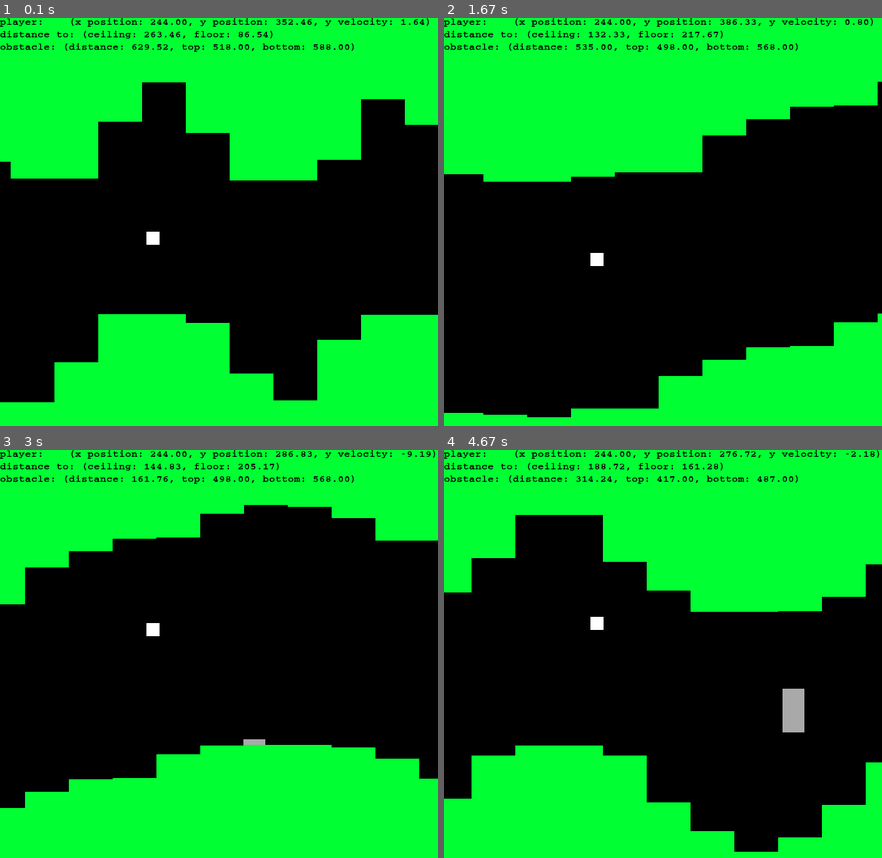
Above: before the commit, frames 1-4 (two rows, left to right).
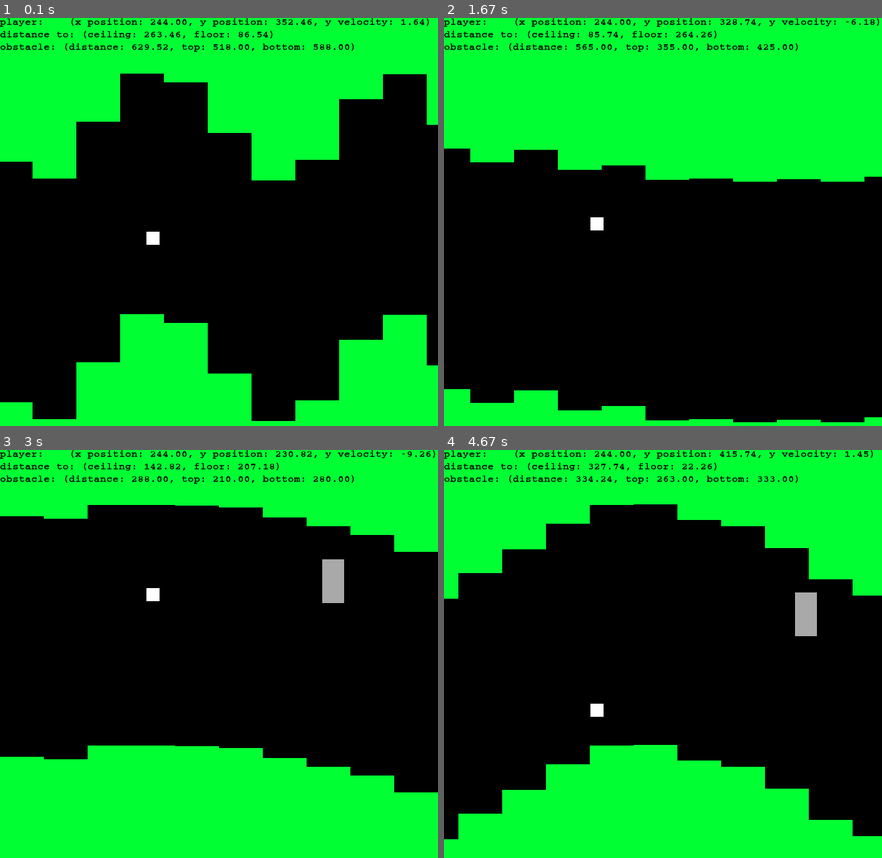
Above: after the commit, the same moments.

Repository: uzgit/helicopter-game
Game: pygame game, started from pixelcopter.py
The game is run twice, just before and just after one commit, with the same random seed, the same clock (stepped at 60 frames per second) and the same inputs.
Inputs:
- Up to frame 1 (0.1 s): no input
- Up to frame 2 (1.67 s): tap W at 0.33, 0.73, 1.03, 1.23, 1.57 s
- Up to frame 3 (3 s): tap W at 1.87, 2.07, 2.37, 2.63, 2.97 s
- Up to frame 4 (4.67 s): tap W at 3.27, 3.4, 3.8, 4.1, 4.47 s

The runs differ from the first frame. In frame 1, 9.1% of the frame differs, in the area x 2-100%, y 13-99%; in frame 2, 20%; in frame 3, 13%; in frame 4, 22%, in the area x 0-100%, y 0-99%.

Commit message:
added helicopter version of event handler

Diff:
--- a/pixelcopter.py
+++ b/pixelcopter.py
@@ -109,8 +109,8 @@
 
         self.pos = vec2d(pos_init)
         self.speed = speed
-        self.width = int( SCREEN_WIDTH * 0.2)
-#        self.width = int( SCREEN_WIDTH * 0.01)
+#        self.width = int( SCREEN_WIDTH * 0.2)
+        self.width = int( SCREEN_WIDTH * 0.1)
 
         image = pygame.Surface((self.width, SCREEN_HEIGHT * 1.5))
         image.fill((0, 0, 0, 0))
@@ -166,7 +166,7 @@
         self.is_climbing = False
         self.speed = 0.0004 * width
 
-    def _handle_player_events(self):
+    def _handle_player_events_flappy_mode(self):
         self.is_climbing = False
 
         for event in pygame.event.get():
@@ -181,6 +181,21 @@
                 elif key == self.actions['quit']:
                     pygame.quit()
                     sys.exit()
+
+    def _handle_player_events_helicopter_mode(self):
+        self.is_climbing = False
+
+        for event in pygame.event.get():
+            if event.type == pygame.QUIT:
+                pygame.quit()
+                sys.exit()
+
+        keystate = pygame.key.get_pressed()
+        if keystate[self.actions['up']]:
+            self.is_climbing = True
+        elif keystate[self.actions['quit']]:
+            pygame.quit()
+            sys.exit()
 
     def getGameState(self):
         """
@@ -257,9 +272,9 @@
         self._add_terrain(0, self.width * 4)
 
     def _add_terrain(self, start, end):
-        w = int(self.width * 0.1)
+        w = int(self.width * 0.1) #default is 0.1
         # each block takes up 10 units.
-        steps = range(start + int(w / 2), end + int(w / 2), w)
+        steps = range(start + int(w / 2), end + 10000 + int(w / 2), w)
         y_jitter = []
 
         freq = 4.5 / self.width + self.rng.uniform(-0.01, 0.01)
@@ -300,7 +315,8 @@
     def step(self, dt):
 
         self.screen.fill(BLACK)
-        self._handle_player_events()
+        self._handle_player_events_flappy_mode()
+#        self._handle_player_events_helicopter_mode()
 
         self.score += self.rewards["tick"]
 
